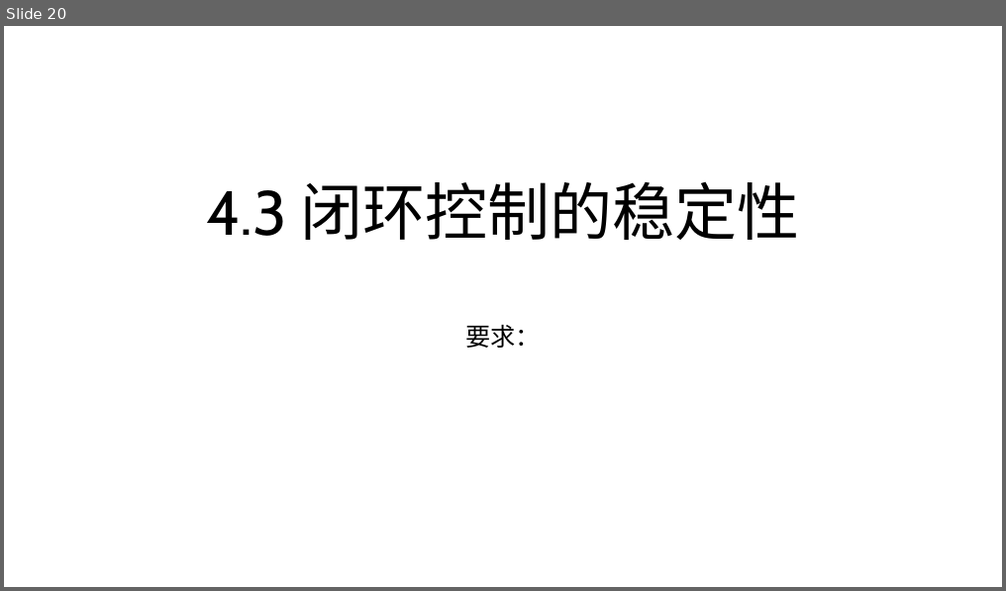
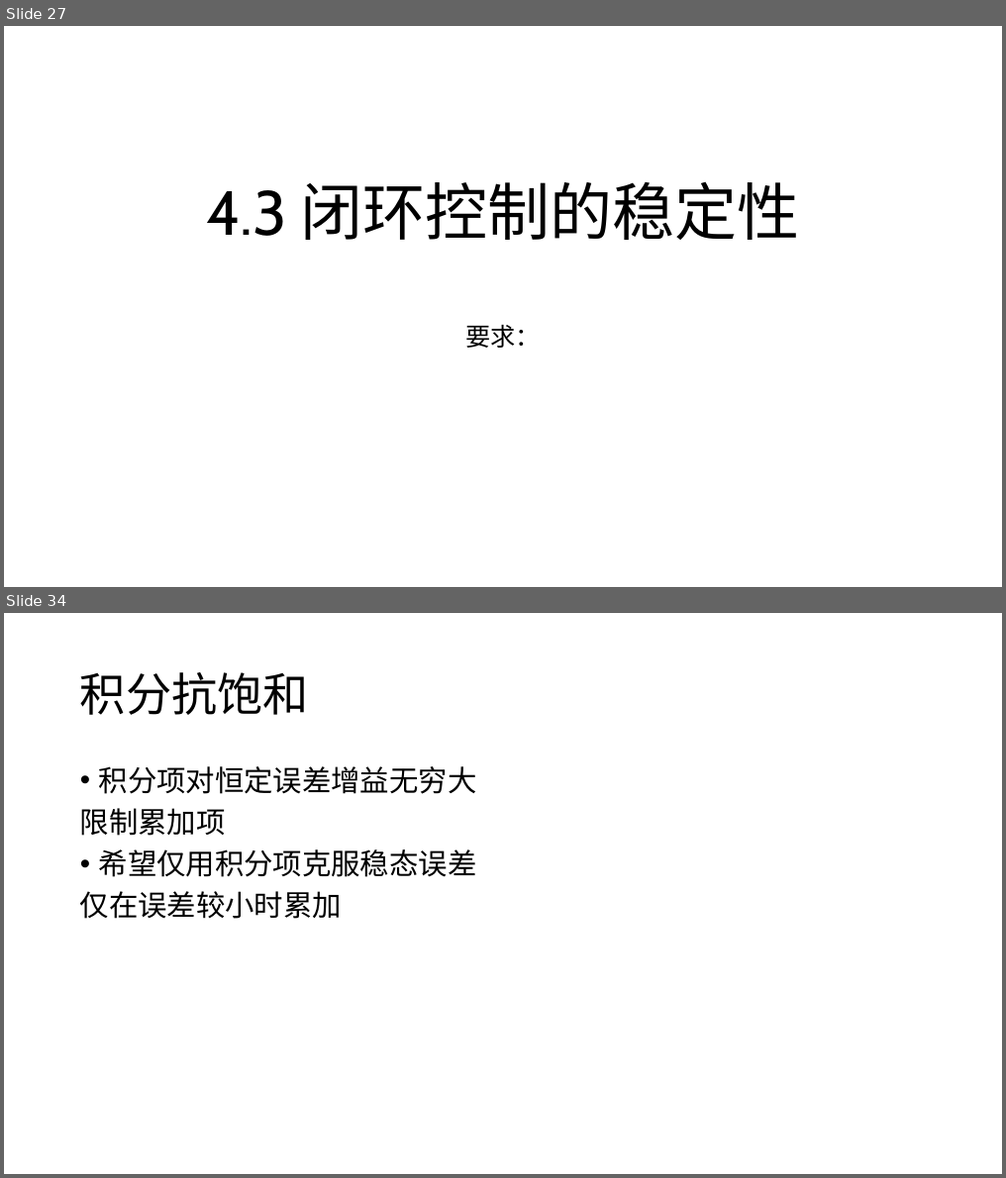
Before and after one commit to JLU-Robomaster-Embedded/embedded_tutorial, a slide deck: 4_控制器设计.pptx. Shown one above the other, each under a label of ours: slide 20 before the commit, slides 27 and 34 after it; the slides between them are not shown. The pictures are 1006x591 and 1006x1178 pixels, drawn with LibreOffice and Linux fonts; fonts in the diff are those of the drawing. Boxes give left, top, right and bottom in pixels: in the first picture for what was removed or moved away, otherwise in the second. Text is boxed around its words. In the diff, an @@ line names an element or a change of style, - is before the commit and + after.

```diff
--- a/4_控制器设计.pptx
+++ b/4_控制器设计.pptx
@@ slide 34 added at [4,613,1002,1174], background #FFFFFF @@
@@ title added at [80,672,309,715], 44 pt, text #000000 @@
+积分抗饱和
@@ text added at [80,766,477,919], 28 pt, text #000000 @@
+• 积分项对恒定误差增益无穷大
+限制累加项
+• 希望仅用积分项克服稳态误差
+仅在误差较小时累加
@@ what was slide 20 is now slide 27 @@
```
Also in this commit, not shown: 9 slides changed, 18 other slides added, 6 slides removed.
